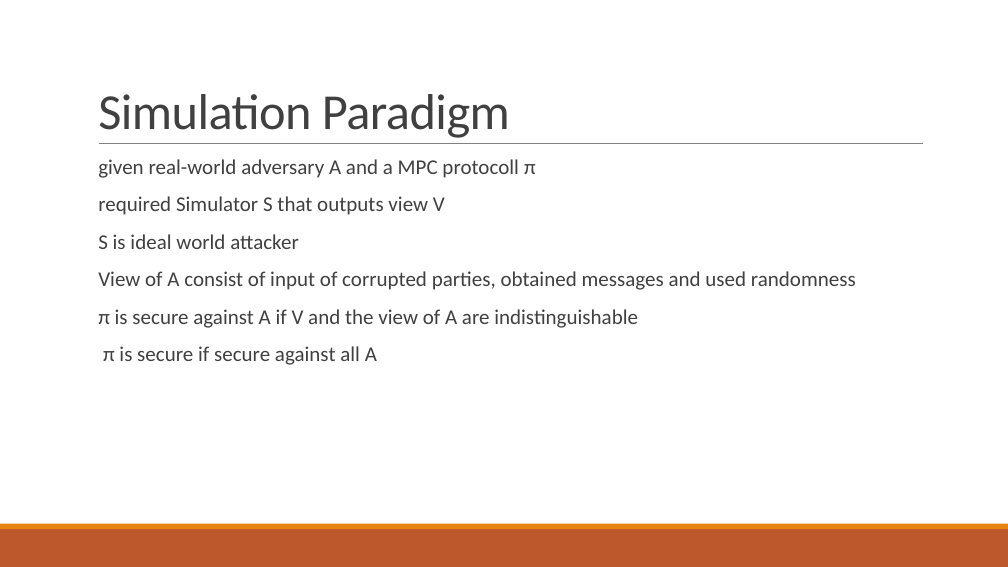
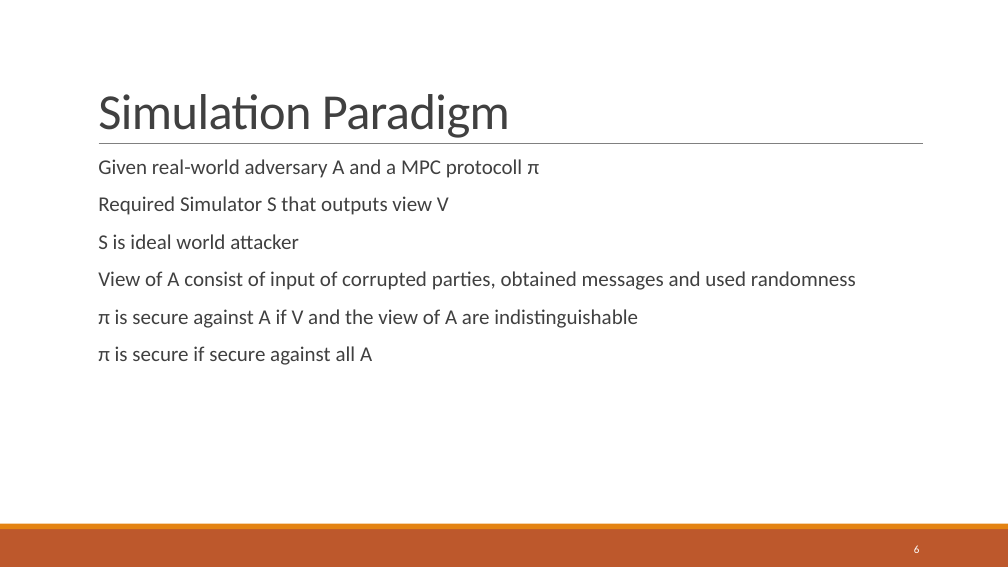
Before and after one commit to niklasUPB/thesis, a slide deck: slide 6 of thesis/Abschlussvortrag.pptx. Drawn at 1008x567 pixels with LibreOffice and Linux fonts; fonts in the diff are those of the drawing. Boxes give left, top, right and bottom in pixels: in the first picture for what was removed or moved away, otherwise in the second. Text is boxed around its words. In the diff, an @@ line names an element or a change of style, - is before the commit and + after.

```diff
--- a/thesis/Abschlussvortrag.pptx
+++ b/thesis/Abschlussvortrag.pptx
@@ text at <box>98,159,540,215</box>: text changed @@
-  given real-world adversary A and a MPC protocoll π
-  required Simulator S that outputs view V
+  Given real-world adversary A and a MPC protocoll π
+  Required Simulator S that outputs view V
@@ page number added at <box>914,545,920,553</box>, 10.5 pt, text #FFFFFF @@
+6
```
Also in this commit, not shown: 25 other slides changed.
